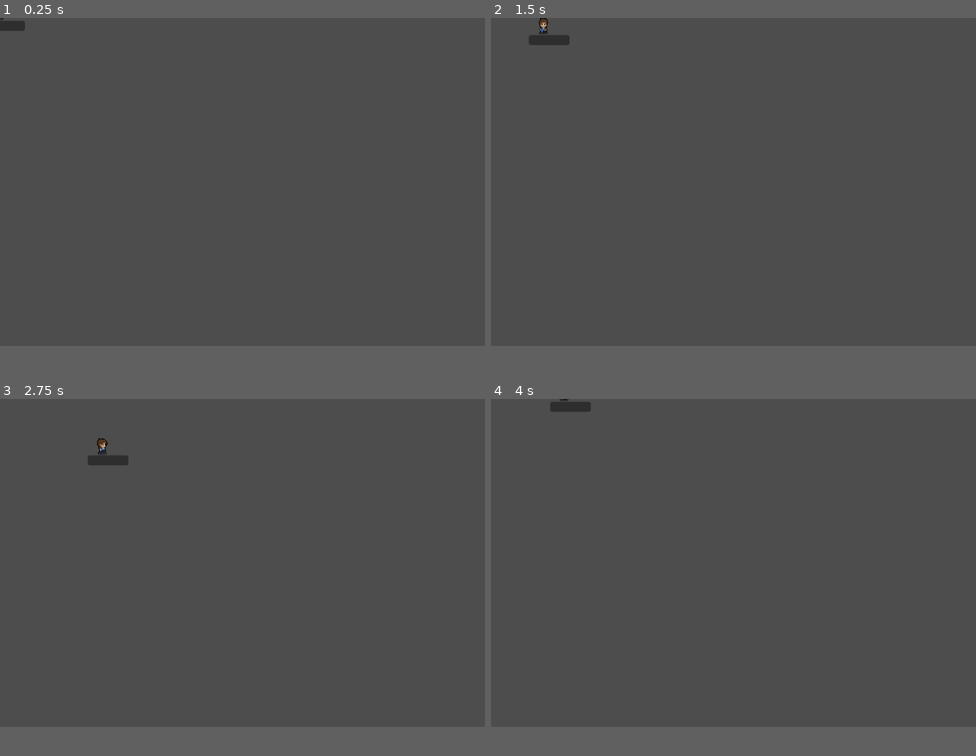
Above: before the commit, frames 1-4 (two rows, left to right).
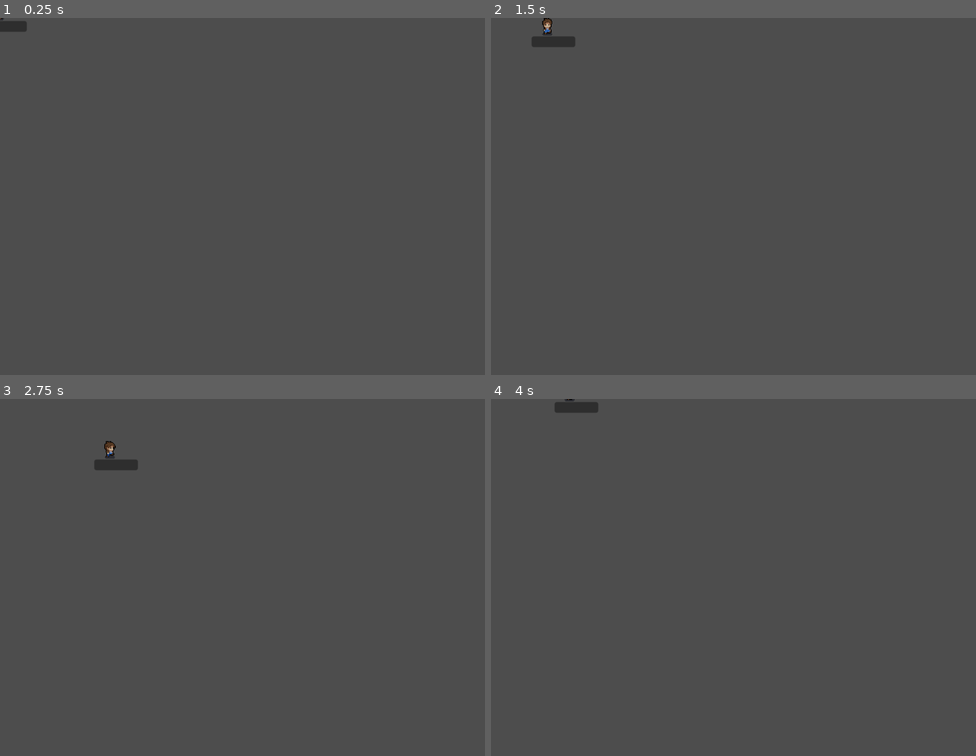
Above: after the commit, the same moments.

Repository: guillefix/zuland
Game: Godot game, scene res://scenes/player.tscn
Same seed, same stepped clock (60 frames per second), same inputs: the game is played once before the commit and once after it.
Inputs:
- Up to frame 1 (0.25 s): no input
- Up to frame 2 (1.5 s): tap Enter (ui_accept) at 0.5, 0.77 s; hold Right (ui_right) 0.53-1.28 s; hold Down (ui_down) from 1.28 s (still down)
- Up to frame 3 (2.75 s): tap Enter (ui_accept) at 1.52 s; release Down (ui_down) at 2.03 s; hold Right (ui_right) from 2.03 s (still down)
- Up to frame 4 (4 s): release Right (ui_right) at 2.78 s; hold Up (ui_up) 2.78-3.53 s; tap Enter (ui_accept) at 3.02, 3.77 s; hold Left (ui_left) from 3.53 s (still down)
In our replay, the window is 800x541 before the commit and 800x589 after it. These sizes can differ from the game's own. Grey fills any space a smaller window leaves; there, only what the larger window draws over its background counts as a difference.

The runs differ from the first frame. In frame 1, less than 0.1% of the frame differs, in the area x 0-6%, y 0-4%; in frame 2, 0.2%; in frame 3, 0.4%, in the area x 18-29%, y 11-20%; in frame 4, less than 0.1%.
Error in both runs: Attempt to call function 'get_class' in base 'null instance' on a null instance. (res://scripts/player.gd:20)

Commit message:
deteled config

Diff:
--- a/2.GODOT4-RPG/project.godot
+++ b/2.GODOT4-RPG/project.godot
@@ -17,9 +17,9 @@
 
 [display]
 
-window/size/viewport_width=1360
-window/size/viewport_height=920
-window/stretch/scale=2.0
+window/size/viewport_width=1900
+window/size/viewport_height=1400
+window/stretch/scale=3.0
 
 [dotnet]
 
Not shown: 1 places in 2.GODOT4-RPG/scenes/npc.tscn that only renumber resources
Not shown, removed: zuzagent/config.py
